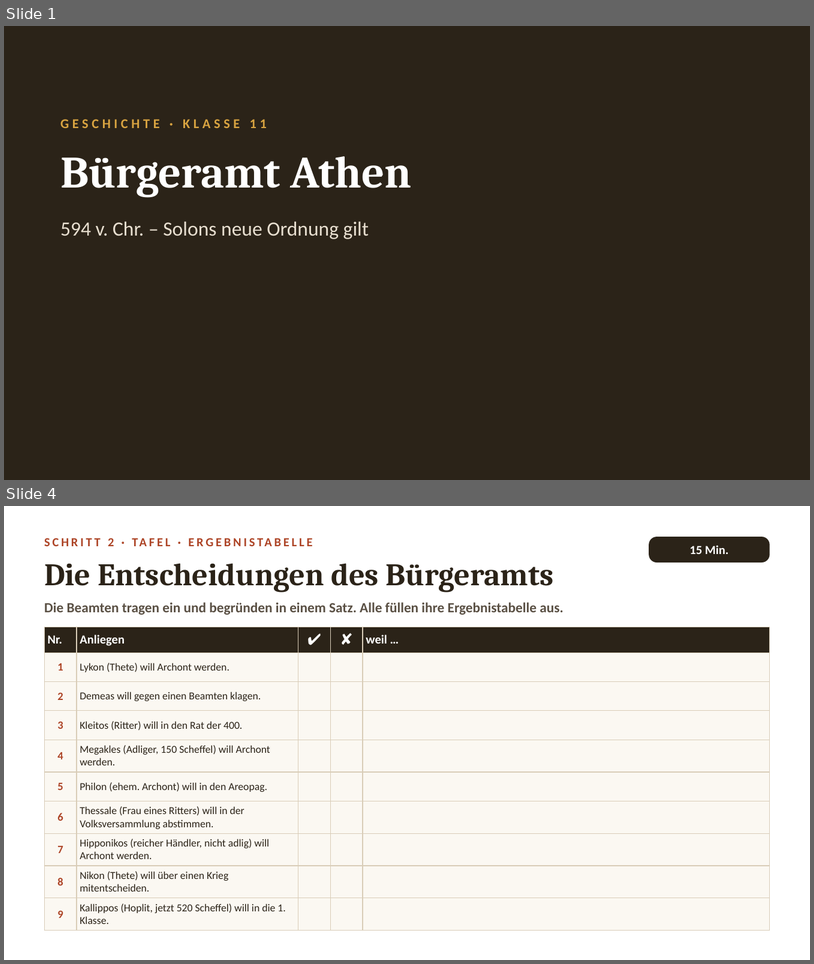
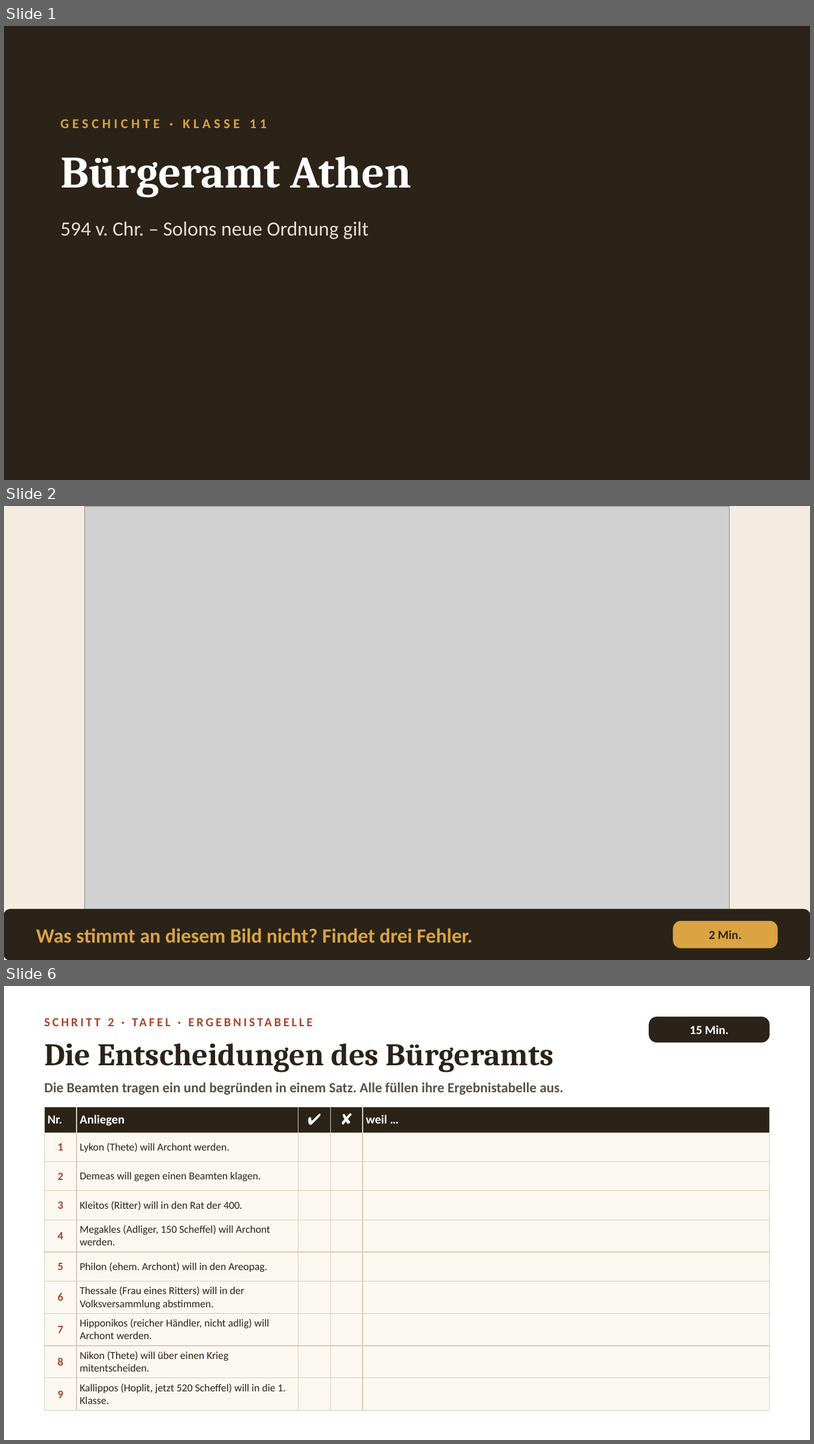
Before and after one commit to golzkonstantin-gif/Schule, a slide deck: Geschichte_11/Stunde_Buergeramt_Athen/Folien_Buergeramt_Athen.pptx. Shown one above the other, each under a label of ours: slides 1 and 4 before the commit, slides 1, 2 and 6 after it; the slides between them are not shown. The pictures are 814x964 and 814x1444 pixels, drawn with LibreOffice and Linux fonts; fonts in the diff are those of the drawing; grey boxes stand for pictures. Boxes give left, top, right and bottom in pixels: in the first picture for what was removed or moved away, otherwise in the second. Text is boxed around its words. In the diff, an @@ line names an element or a change of style, - is before the commit and + after.

```diff
--- a/Geschichte_11/Stunde_Buergeramt_Athen/Folien_Buergeramt_Athen.pptx
+++ b/Geschichte_11/Stunde_Buergeramt_Athen/Folien_Buergeramt_Athen.pptx
@@ slide 2 added at bbox=[4, 506, 810, 960], background #F4ECDE @@
@@ picture added at bbox=[84, 506, 730, 909] @@
@@ rounded rectangle added at bbox=[4, 909, 810, 959], fill #2B2318, outline #2B2318 1 pt @@
@@ text added at bbox=[36, 928, 473, 942], 18 pt, text #D9A441, bold @@
+Was stimmt an diesem Bild nicht? Findet drei Fehler.
@@ rounded rectangle added at bbox=[674, 921, 778, 948], fill #D9A441, 11 pt, text #2B2318, bold @@
+2 Min.
@@ what was slide 4 is now slide 6 @@
```
Also in this commit, not shown: 4 slides changed, 1 other slide added, 1 other file.
